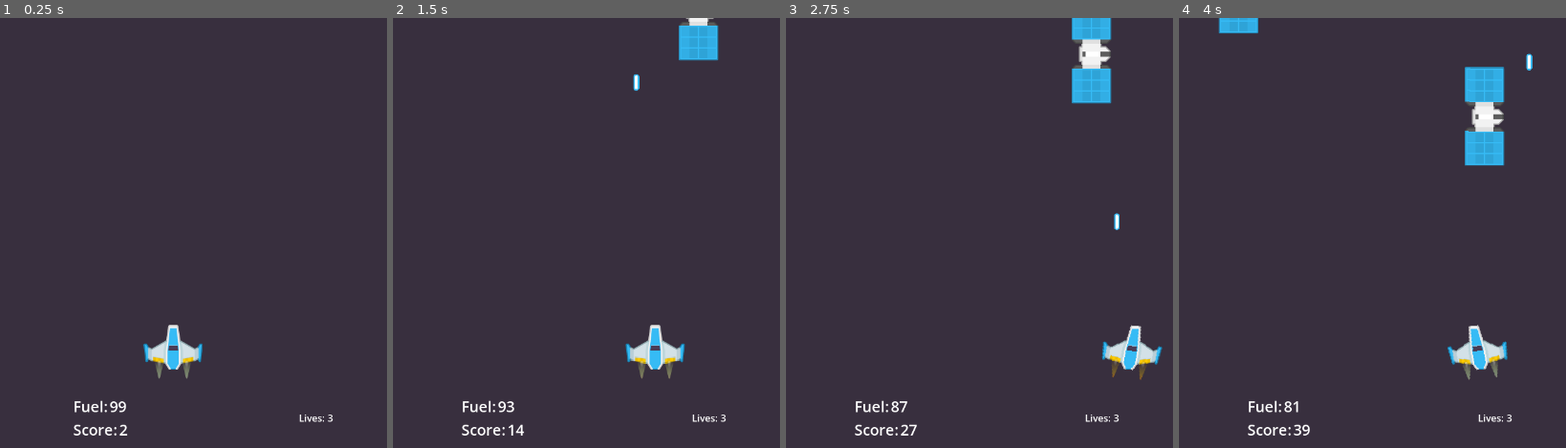
Above: before the commit, frames 1-4 (left to right).
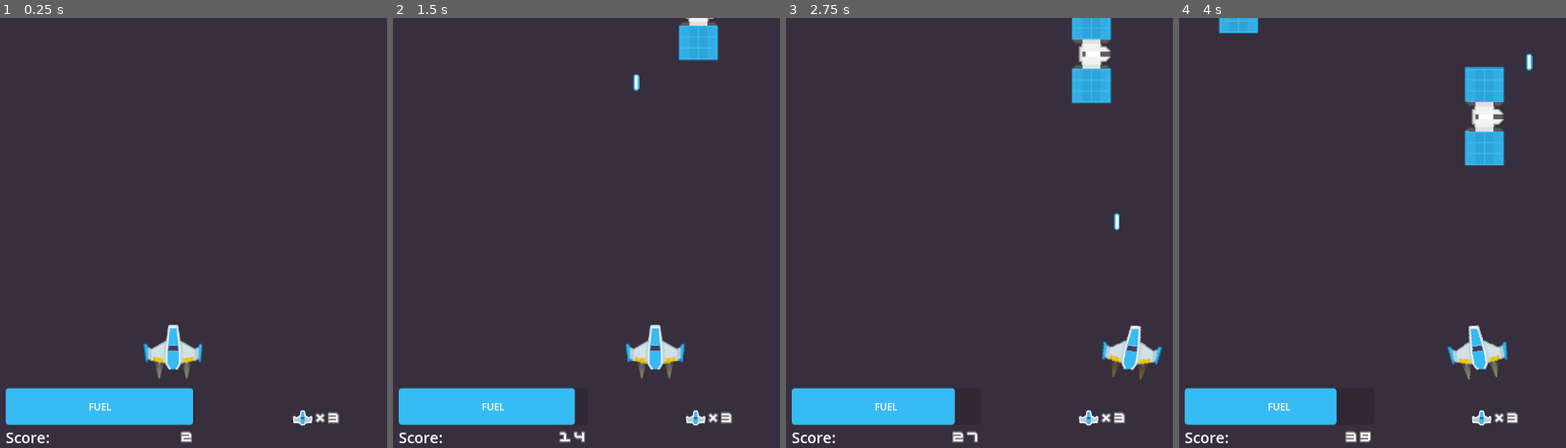
Above: after the commit, the same moments.

Repository: odonnell-brian/20-game-river-raid
Game: Godot game, scene res://Game.tscn
Two runs of this game, one before a commit and one after it. Both use one fixed random seed, a clock stepped at 60 frames per second and the inputs below.
Inputs:
- Up to frame 1 (0.25 s): no input
- Up to frame 2 (1.5 s): tap Enter at 0.5 s; hold D (move_right) 0.53-1.28 s; hold Space (shoot) 0.53-1.28 s; hold S (move_down) from 1.28 s (still down); tap Space (shoot) at 1.35 s
- Up to frame 3 (2.75 s): release S (move_down) at 2.03 s; hold D (move_right) from 2.03 s (still down); hold Space (shoot) from 2.03 s (still down)
- Up to frame 4 (4 s): release D (move_right) at 2.78 s; release Space (shoot) at 2.78 s; hold W (move_up) 2.78-3.53 s; tap Space (shoot) at 2.85 s; hold A (move_left) from 3.53 s (still down); hold Space (shoot) from 3.53 s (still down)

The runs differ from the first frame. In frame 1, 4.8% of the frame differs, in the area x 1-88%, y 86-99%; in frame 2, 4.6%; in frame 3, 4.3%; in frame 4, 4.1%.

Commit message:
UI tweaks

Diff:
--- a/Common/Components/health_component.gd
+++ b/Common/Components/health_component.gd
@@ -21,7 +21,6 @@
 	take_damage((node as DamageComponent).damage_amount)
 
 func take_damage(amount: int) -> void:
-	print("taking damage %s" % get_parent().name)
 	current_health = maxi(current_health - amount, 0)
 	health_changed.emit(current_health)
 
--- a/Entities/player/player.gd
+++ b/Entities/player/player.gd
@@ -28,7 +28,6 @@
 	move_and_slide()
 
 func on_health_changed(current_health: int) -> void:
-	print("current health %d" % current_health)
 	hit_animation_player.play("blink")
 	Signals.player_health_changed.emit(current_health)
 
--- a/Game.tscn
+++ b/Game.tscn
@@ -4,7 +4,7 @@
 [ext_resource type="PackedScene" uid="uid://1eag3rdh1g7n" path="res://Entities/player/player.tscn" id="1_wbfu4"]
 [ext_resource type="PackedScene" uid="uid://ca781ity51gru" path="res://Entities/enemy_ufo/enemy_ufo.tscn" id="2_xkndl"]
 [ext_resource type="PackedScene" uid="uid://bde0q4c77473h" path="res://Entities/fuel/fuel.tscn" id="3_u44n3"]
-[ext_resource type="PackedScene" uid="uid://b6b7fotmpygi8" path="res://UI/player_info.tscn" id="5_t88pq"]
+[ext_resource type="PackedScene" uid="uid://b6b7fotmpygi8" path="res://UI/player_info/player_info.tscn" id="5_t88pq"]
 
 [node name="Game" type="Node2D"]
 script = ExtResource("1_r0x5m")
--- /dev/null
+++ b/UI/General/counter.gd
@@ -0,0 +1,13 @@
+class_name Counter
+extends Control
+
+var images: Array[TextureRect]
+
+func _ready() -> void:
+	for child in get_children():
+		if child is TextureRect:
+			images.append(child)
+
+func update_value(val: int) -> void:
+	for i in images.size():
+		images[i].visible = (val == i)
--- /dev/null
+++ b/UI/General/counter.tscn
@@ -0,0 +1,84 @@
+[gd_scene load_steps=12 format=3 uid="uid://doctv7vllu3i5"]
+
+[ext_resource type="Texture2D" uid="uid://bku1mch1xbx2v" path="res://UI/General/Assets/numeral0.png" id="1_ijnps"]
+[ext_resource type="Script" uid="uid://dlmxtrxmjjf77" path="res://UI/General/counter.gd" id="1_yy4xc"]
+[ext_resource type="Texture2D" uid="uid://b44t52vme2qye" path="res://UI/General/Assets/numeral1.png" id="2_in0cs"]
+[ext_resource type="Texture2D" uid="uid://ddvhou2hkwej7" path="res://UI/General/Assets/numeral2.png" id="3_4sjge"]
+[ext_resource type="Texture2D" uid="uid://dckx13odm05qu" path="res://UI/General/Assets/numeral3.png" id="4_cwm7p"]
+[ext_resource type="Texture2D" uid="uid://ctghaeh7mhagv" path="res://UI/General/Assets/numeral4.png" id="5_jbxhl"]
+[ext_resource type="Texture2D" uid="uid://k5pcthqivkkd" path="res://UI/General/Assets/numeral5.png" id="6_yy4xc"]
+[ext_resource type="Texture2D" uid="uid://b0c7mtlgigikk" path="res://UI/General/Assets/numeral6.png" id="7_wgv1g"]
+[ext_resource type="Texture2D" uid="uid://dujiodf33g5u5" path="res://UI/General/Assets/numeral7.png" id="8_f8u18"]
+[ext_resource type="Texture2D" uid="uid://c2yfdy7jwnqhc" path="res://UI/General/Assets/numeral8.png" id="9_vm4bb"]
+[ext_resource type="Texture2D" uid="uid://fv0tmcquhj4k" path="res://UI/General/Assets/numeral9.png" id="10_3btt1"]
+
+[node name="Counter" type="Container"]
+custom_minimum_size = Vector2(20, 20)
+anchors_preset = 8
+anchor_left = 0.5
+anchor_top = 0.5
+anchor_right = 0.5
+anchor_bottom = 0.5
+grow_horizontal = 2
+grow_vertical = 2
+script = ExtResource("1_yy4xc")
+
+[node name="0" type="TextureRect" parent="."]
+layout_mode = 2
+size_flags_horizontal = 4
+size_flags_vertical = 4
+texture = ExtResource("1_ijnps")
+
+[node name="1" type="TextureRect" parent="."]
+layout_mode = 2
+size_flags_horizontal = 4
+size_flags_vertical = 4
+texture = ExtResource("2_in0cs")
+
+[node name="2" type="TextureRect" parent="."]
+layout_mode = 2
+size_flags_horizontal = 4
+size_flags_vertical = 4
+texture = ExtResource("3_4sjge")
+
+[node name="3" type="TextureRect" parent="."]
+layout_mode = 2
+size_flags_horizontal = 4
+size_flags_vertical = 4
+texture = ExtResource("4_cwm7p")
+
+[node name="4" type="TextureRect" parent="."]
+layout_mode = 2
+size_flags_horizontal = 4
+size_flags_vertical = 4
+texture = ExtResource("5_jbxhl")
+
+[node name="5" type="TextureRect" parent="."]
+layout_mode = 2
+size_flags_horizontal = 4
+size_flags_vertical = 4
+texture = ExtResource("6_yy4xc")
+
+[node name="6" type="TextureRect" parent="."]
+layout_mode = 2
+size_flags_horizontal = 4
+size_flags_vertical = 4
+texture = ExtResource("7_wgv1g")
+
+[node name="7" type="TextureRect" parent="."]
+layout_mode = 2
+size_flags_horizontal = 4
+size_flags_vertical = 4
+texture = ExtResource("8_f8u18")
+
+[node name="8" type="TextureRect" parent="."]
+layout_mode = 2
+size_flags_horizontal = 4
+size_flags_vertical = 4
+texture = ExtResource("9_vm4bb")
+
+[node name="9" type="TextureRect" parent="."]
+layout_mode = 2
+size_flags_horizontal = 4
+size_flags_vertical = 4
+texture = ExtResource("10_3btt1")
--- /dev/null
+++ b/UI/General/score.tscn
@@ -0,0 +1,65 @@
+[gd_scene load_steps=3 format=3 uid="uid://c7istx6nx3nde"]
+
+[ext_resource type="Script" uid="uid://gdlpr8fy8t71" path="res://UI/General/score_controller.gd" id="1_gsqpq"]
+[ext_resource type="PackedScene" uid="uid://doctv7vllu3i5" path="res://UI/General/counter.tscn" id="1_v4a34"]
+
+[node name="Score" type="Control"]
+layout_mode = 3
+anchors_preset = 0
+script = ExtResource("1_gsqpq")
+
+[node name="HBoxContainer" type="HBoxContainer" parent="."]
+layout_mode = 0
+offset_right = 236.0
+offset_bottom = 20.0
+alignment = 2
+
+[node name="Counter" parent="HBoxContainer" instance=ExtResource("1_v4a34")]
+visible = false
+layout_mode = 2
+size_flags_horizontal = 8
+
+[node name="Counter2" parent="HBoxContainer" instance=ExtResource("1_v4a34")]
+visible = false
+layout_mode = 2
+size_flags_horizontal = 8
+
+[node name="Counter3" parent="HBoxContainer" instance=ExtResource("1_v4a34")]
+visible = false
+layout_mode = 2
+size_flags_horizontal = 8
+
+[node name="Counter4" parent="HBoxContainer" instance=ExtResource("1_v4a34")]
+visible = false
+layout_mode = 2
+size_flags_horizontal = 8
+
+[node name="Counter5" parent="HBoxContainer" instance=ExtResource("1_v4a34")]
+visible = false
+layout_mode = 2
+size_flags_horizontal = 8
+
+[node name="Counter6" parent="HBoxContainer" instance=ExtResource("1_v4a34")]
+visible = false
+layout_mode = 2
+size_flags_horizontal = 8
+
+[node name="Counter7" parent="HBoxContainer" instance=ExtResource("1_v4a34")]
+visible = false
+layout_mode = 2
+size_flags_horizontal = 8
+
+[node name="Counter8" parent="HBoxContainer" instance=ExtResource("1_v4a34")]
+visible = false
+layout_mode = 2
+size_flags_horizontal = 8
+
+[node name="Counter9" parent="HBoxContainer" instance=ExtResource("1_v4a34")]
+visible = false
+layout_mode = 2
+size_flags_horizontal = 8
+
+[node name="Counter10" parent="HBoxContainer" instance=ExtResource("1_v4a34")]
+visible = false
+layout_mode = 2
+size_flags_horizontal = 8
--- /dev/null
+++ b/UI/General/score_controller.gd
@@ -0,0 +1,24 @@
+class_name ScoreController
+extends Control
+
+var counters: Array[Counter]
+
+func _ready() -> void:
+	for child in $HBoxContainer.get_children():
+		if child is Counter:
+			counters.append(child as Counter)
+			child.visible = false
+
+func update_score(score: int) -> void:
+	var score_string: String = str(score)
+	for i in range(counters.size() - 1, -1, -1):
+		var score_index = i - (counters.size() - score_string.length())
+		if score_index >= 0 and score_index < score_string.length():
+			counters[i].visible = true
+			counters[i].update_value(int(score_string[score_index]))
+
+
+# 34
+# 0 1 2 3 4 5 6 7 8 9
+
+# 0 1 2 -> 7 8 9
--- /dev/null
+++ b/UI/main_theme.tres
@@ -0,0 +1,22 @@
+[gd_resource type="Theme" load_steps=4 format=3 uid="uid://cxyxe1ur4gs11"]
+
+[ext_resource type="Texture2D" uid="uid://bqb8f11083l7r" path="res://UI/player_info/assets/buttonBlue.png" id="1_2nl5o"]
+
+[sub_resource type="StyleBoxTexture" id="StyleBoxTexture_h32ur"]
+texture = ExtResource("1_2nl5o")
+texture_margin_left = 5.0
+texture_margin_top = 5.0
+texture_margin_right = 5.0
+texture_margin_bottom = 5.0
+
+[sub_resource type="StyleBoxFlat" id="StyleBoxFlat_7m7pu"]
+bg_color = Color(0.211765, 0.733333, 0.960784, 1)
+corner_radius_top_left = 20
+corner_radius_top_right = 20
+corner_radius_bottom_right = 20
+corner_radius_bottom_left = 20
+corner_detail = 1
+
+[resource]
+ProgressBar/styles/background = SubResource("StyleBoxTexture_h32ur")
+ProgressBar/styles/fill = SubResource("StyleBoxFlat_7m7pu")
--- a/UI/player_info.tscn
+++ /dev/null
@@ -1,80 +0,0 @@
-[gd_scene load_steps=2 format=3 uid="uid://b6b7fotmpygi8"]
-
-[ext_resource type="Script" uid="uid://dglcxnipq01pj" path="res://UI/player_info_ui_controller.gd" id="1_8c8kf"]
-
-[node name="PlayerInfo" type="Control"]
-custom_minimum_size = Vector2(720, 100)
-layout_mode = 3
-anchors_preset = 8
-anchor_left = 0.5
-anchor_top = 0.5
-anchor_right = 0.5
-anchor_bottom = 0.5
-offset_left = -640.0
-offset_top = -360.0
-offset_right = 80.0
-offset_bottom = -260.0
-grow_horizontal = 2
-grow_vertical = 2
-script = ExtResource("1_8c8kf")
-
-[node name="HBoxContainer" type="HBoxContainer" parent="."]
-layout_mode = 1
-anchors_preset = 15
-anchor_right = 1.0
-anchor_bottom = 1.0
-grow_horizontal = 2
-grow_vertical = 2
-alignment = 1
-
-[node name="VBoxContainer" type="VBoxContainer" parent="HBoxContainer"]
-layout_mode = 2
-size_flags_horizontal = 6
-size_flags_stretch_ratio = 2.0
-alignment = 1
-
-[node name="Fuel" type="HBoxContainer" parent="HBoxContainer/VBoxContainer"]
-layout_mode = 2
-size_flags_vertical = 4
-
-[node name="Label" type="Label" parent="HBoxContainer/VBoxContainer/Fuel"]
-layout_mode = 2
-size_flags_vertical = 1
-theme_override_font_sizes/font_size = 25
-text = "Fuel:"
-
-[node name="Value" type="Label" parent="HBoxContainer/VBoxContainer/Fuel"]
-layout_mode = 2
-size_flags_vertical = 1
-theme_override_font_sizes/font_size = 25
-text = "100"
-
-[node name="Score" type="HBoxContainer" parent="HBoxContainer/VBoxContainer"]
-layout_mode = 2
-size_flags_vertical = 4
-
-[node name="Label" type="Label" parent="HBoxContainer/VBoxContainer/Score"]
-layout_mode = 2
-size_flags_vertical = 1
-theme_override_font_sizes/font_size = 25
-text = "Score:"
-
-[node name="Value" type="Label" parent="HBoxContainer/VBoxContainer/Score"]
-layout_mode = 2
-size_flags_vertical = 1
-theme_override_font_sizes/font_size = 25
-text = "0"
-
-[node name="Lives" type="HBoxContainer" parent="HBoxContainer"]
-layout_mode = 2
-size_flags_horizontal = 6
-size_flags_vertical = 4
-
-[node name="Label" type="Label" parent="HBoxContainer/Lives"]
-layout_mode = 2
-size_flags_vertical = 1
-text = "Lives:"
-
-[node name="Value" type="Label" parent="HBoxContainer/Lives"]
-layout_mode = 2
-text = "3"
--- /dev/null
+++ b/UI/player_info/player_info.tscn
@@ -0,0 +1,117 @@
+[gd_scene load_steps=7 format=3 uid="uid://b6b7fotmpygi8"]
+
+[ext_resource type="Script" uid="uid://dglcxnipq01pj" path="res://UI/player_info/player_info_ui_controller.gd" id="1_8c8kf"]
+[ext_resource type="Texture2D" uid="uid://cs1l2w1rdt2sa" path="res://UI/player_info/assets/playerLife1_blue.png" id="2_id226"]
+[ext_resource type="PackedScene" uid="uid://c7istx6nx3nde" path="res://UI/General/score.tscn" id="2_uaivt"]
+[ext_resource type="Texture2D" uid="uid://dlgggt1lso7jd" path="res://UI/player_info/assets/numeralX.png" id="3_y7gqd"]
+[ext_resource type="PackedScene" uid="uid://doctv7vllu3i5" path="res://UI/General/counter.tscn" id="4_y7gqd"]
+
+[sub_resource type="StyleBoxFlat" id="StyleBoxFlat_pcr07"]
+bg_color = Color(0.211765, 0.733333, 0.960784, 1)
+corner_radius_top_left = 5
+corner_radius_top_right = 5
+corner_radius_bottom_right = 5
+corner_radius_bottom_left = 5
+
+[node name="PlayerInfo" type="Control" node_paths=PackedStringArray("lives_images")]
+custom_minimum_size = Vector2(720, 100)
+layout_mode = 3
+anchors_preset = 8
+anchor_left = 0.5
+anchor_top = 0.5
+anchor_right = 0.5
+anchor_bottom = 0.5
+offset_left = -640.0
+offset_top = -360.0
+offset_right = 80.0
+offset_bottom = -260.0
+grow_horizontal = 2
+grow_vertical = 2
+script = ExtResource("1_8c8kf")
+lives_images = [null, null, null, null]
+
+[node name="HBoxContainer" type="HBoxContainer" parent="."]
+layout_mode = 1
+anchors_preset = 15
+anchor_right = 1.0
+anchor_bottom = 1.0
+grow_horizontal = 2
+grow_vertical = 2
+alignment = 1
+
+[node name="VBoxContainer" type="VBoxContainer" parent="HBoxContainer"]
+custom_minimum_size = Vector2(300, 0)
+layout_mode = 2
+size_flags_horizontal = 6
+size_flags_stretch_ratio = 2.0
+alignment = 1
+
+[node name="Fuel" type="ProgressBar" parent="HBoxContainer/VBoxContainer"]
+layout_mode = 2
+size_flags_vertical = 3
+theme_override_styles/fill = SubResource("StyleBoxFlat_pcr07")
+value = 100.0
+rounded = true
+show_percentage = false
+
+[node name="Label" type="Label" parent="HBoxContainer/VBoxContainer/Fuel"]
+layout_mode = 1
+anchors_preset = 8
+anchor_left = 0.5
+anchor_top = 0.5
+anchor_right = 0.5
+anchor_bottom = 0.5
+offset_left = -20.0
+offset_top = -11.5
+offset_right = 20.0
+offset_bottom = 11.5
+grow_horizontal = 2
+grow_vertical = 2
+theme_override_colors/font_color = Color(1, 1, 1, 1)
+text = "FUEL"
+
+[node name="Score" type="HBoxContainer" parent="HBoxContainer/VBoxContainer"]
+layout_mode = 2
+size_flags_vertical = 4
+
+[node name="Label" type="Label" parent="HBoxContainer/VBoxContainer/Score"]
+layout_mode = 2
+size_flags_vertical = 1
+theme_override_font_sizes/font_size = 25
+text = "Score:"
+
+[node name="Value" type="Label" parent="HBoxContainer/VBoxContainer/Score"]
+visible = false
+layout_mode = 2
+size_flags_horizontal = 10
+size_flags_vertical = 1
+theme_override_font_sizes/font_size = 25
+text = "0	"
+
+[node name="Score" parent="HBoxContainer/VBoxContainer/Score" instance=ExtResource("2_uaivt")]
+custom_minimum_size = Vector2(240, 20)
+layout_mode = 2
+size_flags_horizontal = 4
+size_flags_vertical = 4
+
+[node name="Lives" type="HBoxContainer" parent="HBoxContainer"]
+layout_mode = 2
+size_flags_horizontal = 6
+size_flags_vertical = 4
+
+[node name="LivesImage" type="TextureRect" parent="HBoxContainer/Lives"]
+custom_minimum_size = Vector2(33, 26)
+layout_mode = 2
+size_flags_horizontal = 4
+size_flags_vertical = 4
+texture = ExtResource("2_id226")
+
+[node name="XImage" type="TextureRect" parent="HBoxContainer/Lives"]
+layout_mode = 2
+size_flags_horizontal = 4
+size_flags_vertical = 4
+texture = ExtResource("3_y7gqd")
+
+[node name="Counter" parent="HBoxContainer/Lives" instance=ExtResource("4_y7gqd")]
+layout_mode = 2
+size_flags_vertical = 4
--- a/UI/player_info_ui_controller.gd
+++ b/UI/player_info/player_info_ui_controller.gd
@@ -1,8 +1,11 @@
 extends Control
 
-@onready var fuel_value_label: Label = $HBoxContainer/VBoxContainer/Fuel/Value
+@export var lives_images: Array[TextureRect]
+
+@onready var fuel_progress_bar: ProgressBar = $HBoxContainer/VBoxContainer/Fuel
 @onready var score_value_label: Label = $HBoxContainer/VBoxContainer/Score/Value
-@onready var lives_label: Label = $HBoxContainer/Lives/Value
+@onready var score_controller: ScoreController = $HBoxContainer/VBoxContainer/Score/Score
+@onready var lives_counter: Counter = $HBoxContainer/Lives/Counter
 
 func _ready() -> void:
 	Signals.player_initialized.connect(init_ui)
@@ -11,14 +14,15 @@
 	Signals.score_changed.connect(on_score_changed)
 
 func init_ui(player_data: PlayerData) -> void:
-	print("Health: %d" % player_data.health)
-	print("Fuel: %d" % player_data.fuel)
+	on_player_health_changed(player_data.health)
+	on_player_fuel_changed(player_data.fuel)
 
 func on_player_health_changed(current_health: int) -> void:
-	lives_label.text = str(current_health)
+	lives_counter.update_value(current_health)
 
 func on_player_fuel_changed(fuel_percent: float) -> void:
-	fuel_value_label.text = str(ceili(fuel_percent * 100))
+	fuel_progress_bar.value = fuel_percent * 100
 
 func on_score_changed(current_score: int) -> void:
+	score_controller.update_score(current_score)
 	score_value_label.text = str(current_score)
Binary file added: UI/General/Assets/numeral0.png
Not shown, added: UI/General/Assets/numeral0.png.import
Binary file added: UI/General/Assets/numeral1.png
Not shown, added: UI/General/Assets/numeral1.png.import
Binary file added: UI/General/Assets/numeral2.png
Not shown, added: UI/General/Assets/numeral2.png.import
Binary file added: UI/General/Assets/numeral3.png
Not shown, added: UI/General/Assets/numeral3.png.import
Binary file added: UI/General/Assets/numeral4.png
Not shown, added: UI/General/Assets/numeral4.png.import
Binary file added: UI/General/Assets/numeral5.png
Not shown, added: UI/General/Assets/numeral5.png.import
(and 19 more such lines)
